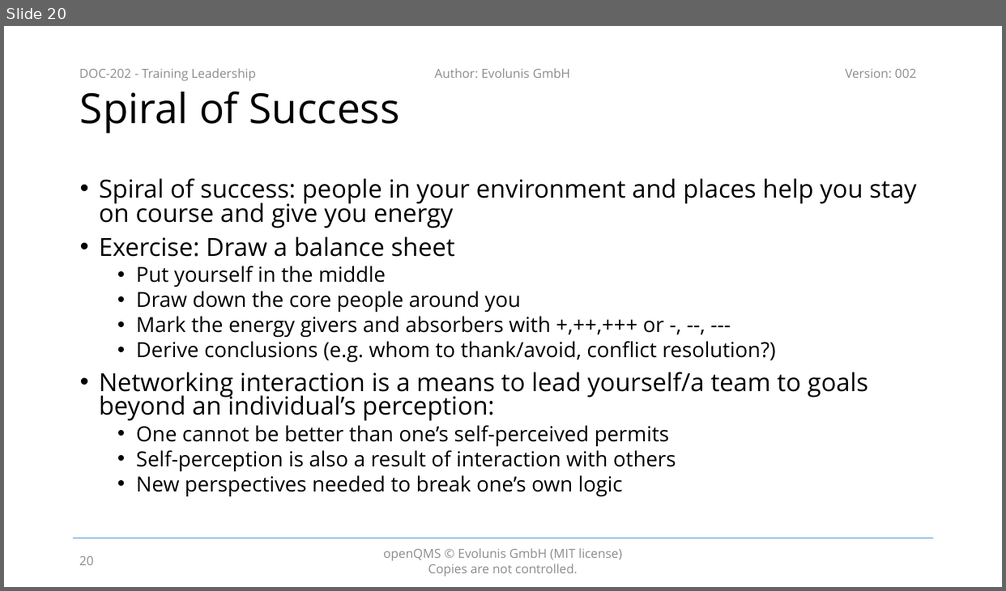
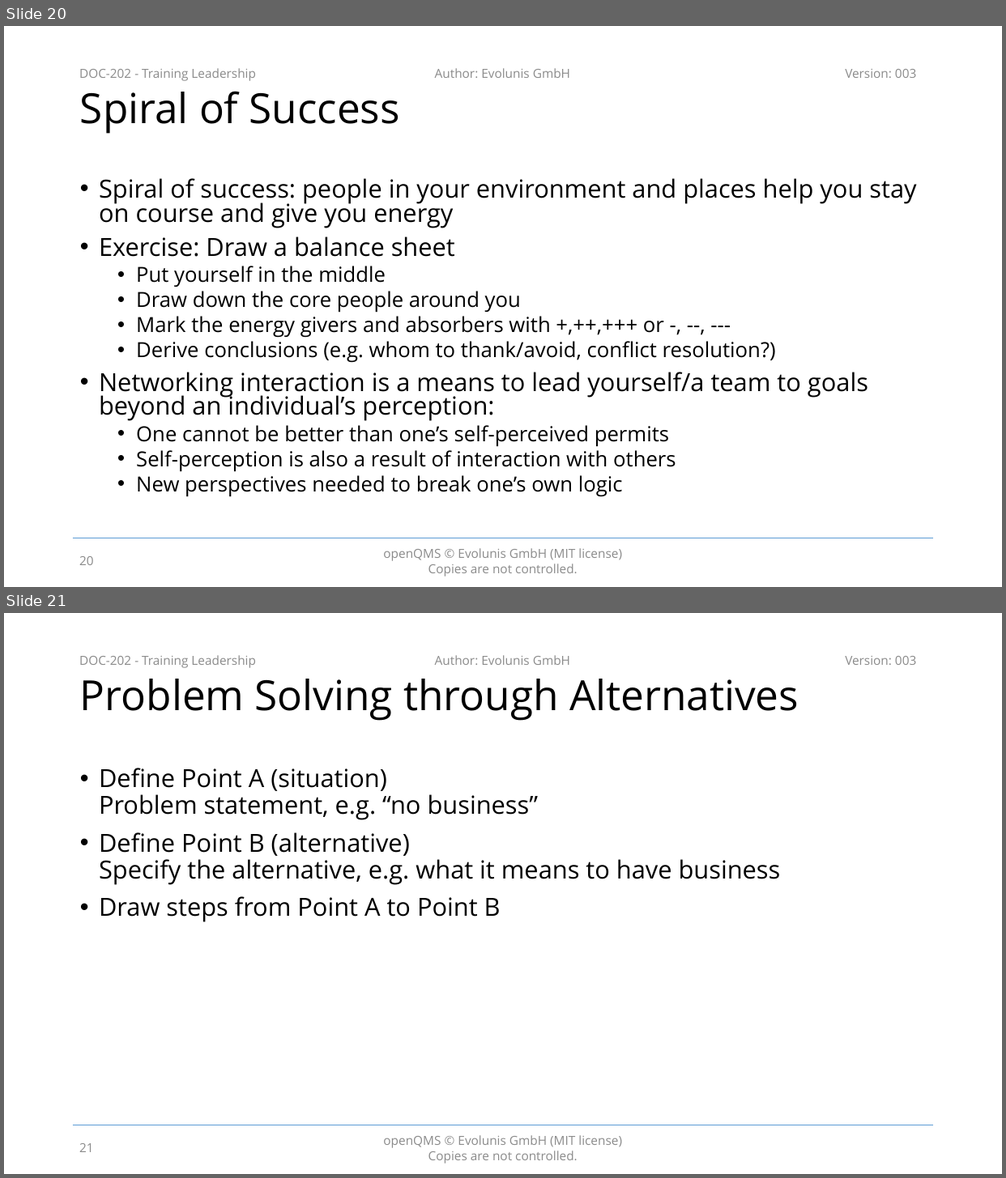
Before and after one commit to evolunis/openQMS, a slide deck: 2. Design and Development/DOC-202 - Training Leadership.pptx. Shown one above the other, each under a label of ours: slide 20 before the commit, slides 20 and 21 after it. The pictures are 1006x591 and 1006x1178 pixels, drawn with LibreOffice and Linux fonts; fonts in the diff are those of the drawing; background and template pictures are left out. Boxes give left, top, right and bottom in pixels: in the first picture for what was removed or moved away, otherwise in the second. Text is boxed around its words. In the diff, an @@ line names an element or a change of style, - is before the commit and + after.

Commit message:
Update slide deck on leadership training Rationale: Add slide on problem solving

```diff
--- a/2. Design and Development/DOC-202 - Training Leadership.pptx
+++ b/2. Design and Development/DOC-202 - Training Leadership.pptx
@@ slide 21 added at [4,613,1002,1174], background #FFFFFF; not listed: 5 template elements that a slide beside it also shows @@
@@ title added at [80,679,799,721], 40 pt, text #000000 @@
+Problem Solving through Alternatives
@@ text added at [99,768,781,922], 24 pt, text #000000 @@
+• Define Point A (situation)
+  Problem statement, e.g. “no business”
+• Define Point B (alternative)
+  Specify the alternative, e.g. what it means to have business
+• Draw steps from Point A to Point B
@@ page number added at [79,1144,94,1152], 12 pt, text #8C8C8C @@
+21
@@ slide 20 changed as well @@
@@ text at [845,69,916,78]: text changed @@
-Version: 002
+Version: 003
```
Also in this commit, not shown: 23 other slides changed.
